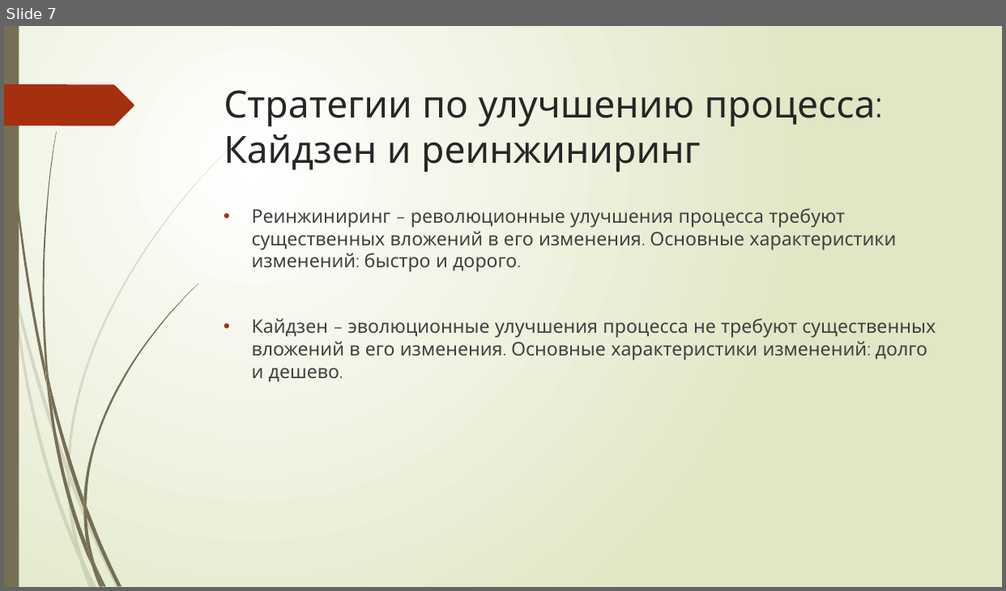
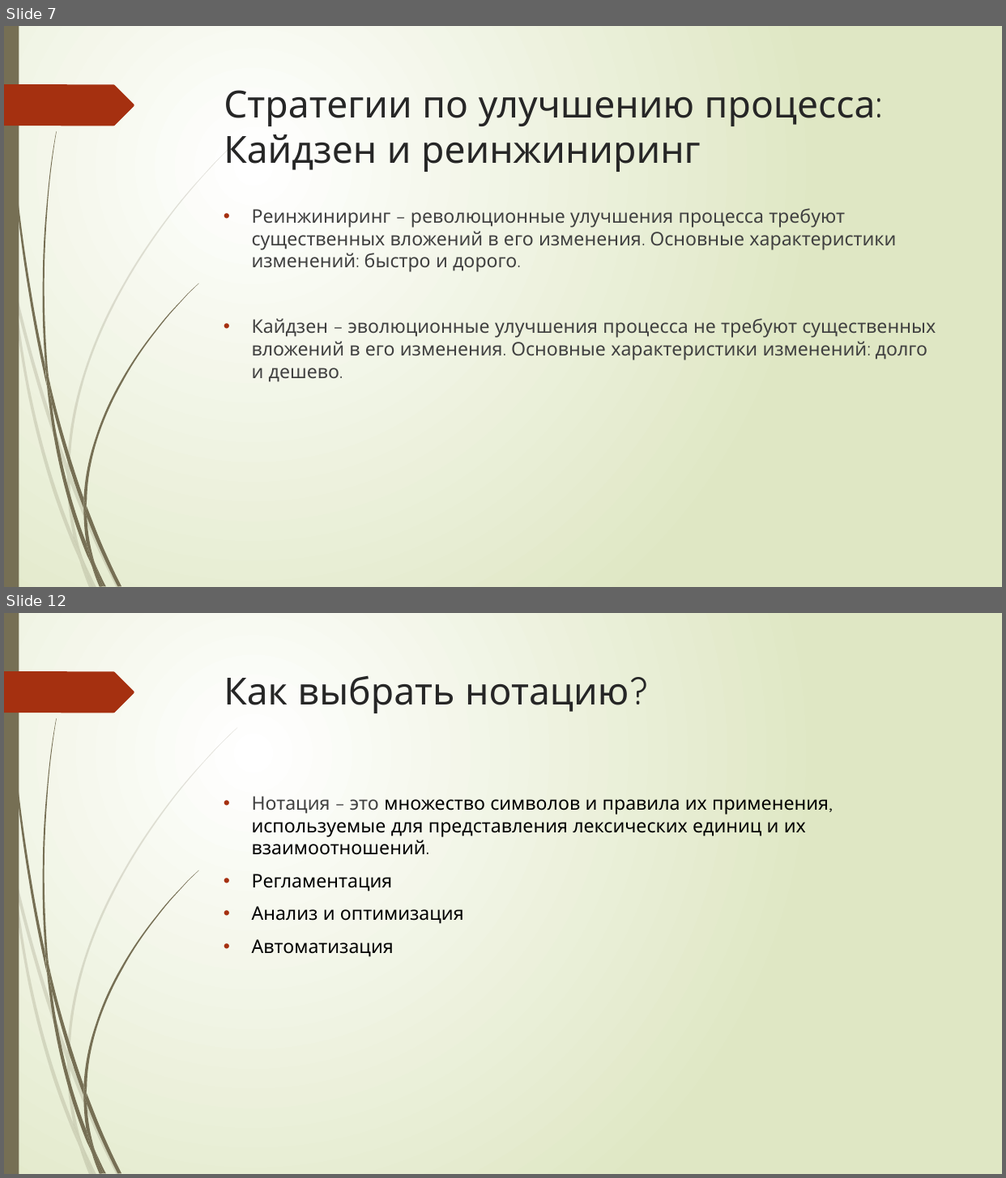
Before and after one commit to Vadilandus/Antonyuk-Vadim-Algoritm, a slide deck: Скиллбокс.pptx. Shown one above the other, each under a label of ours: slide 7 before the commit, slides 7 and 12 after it; the slides between them are not shown. The pictures are 1006x591 and 1006x1178 pixels, drawn with LibreOffice and Linux fonts; fonts in the diff are those of the drawing. Boxes give left, top, right and bottom in pixels: in the first picture for what was removed or moved away, otherwise in the second. Text is boxed around its words. In the diff, an @@ line names an element or a change of style, - is before the commit and + after.

```diff
--- a/Скиллбокс.pptx
+++ b/Скиллбокс.pptx
@@ slide 12 added at (4, 613, 1002, 1174), background gradient #FFFFFF to #DFE8C4; not listed: 24 template elements that a slide beside it also shows @@
@@ title added at (224, 675, 629, 713), 36 pt, text #262626 @@
+Как выбрать нотацию?
@@ text added at (252, 796, 829, 957), 18 pt, text #000000 @@
+• Нотация – это множество символов и правила их применения, используемые для представления лексических единиц и их взаимоотношений.
+• Регламентация
+• Анализ и оптимизация
+• Автоматизация
```
Also in this commit, not shown: 13 other slides added.
